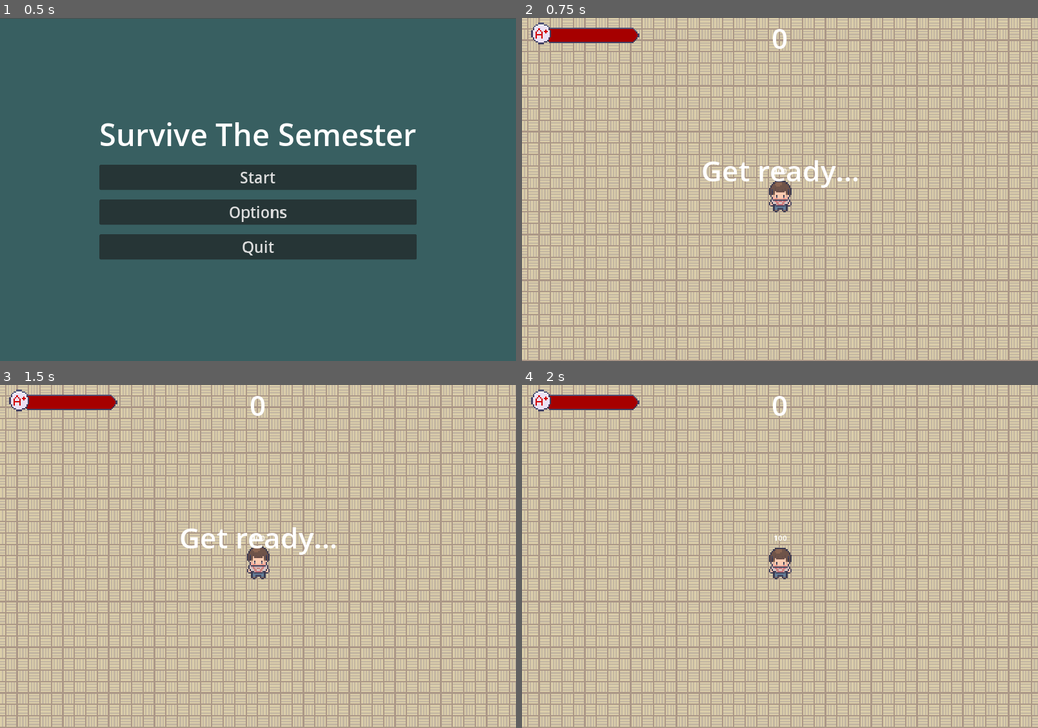
Above: before the commit, frames 1-4 (two rows, left to right).
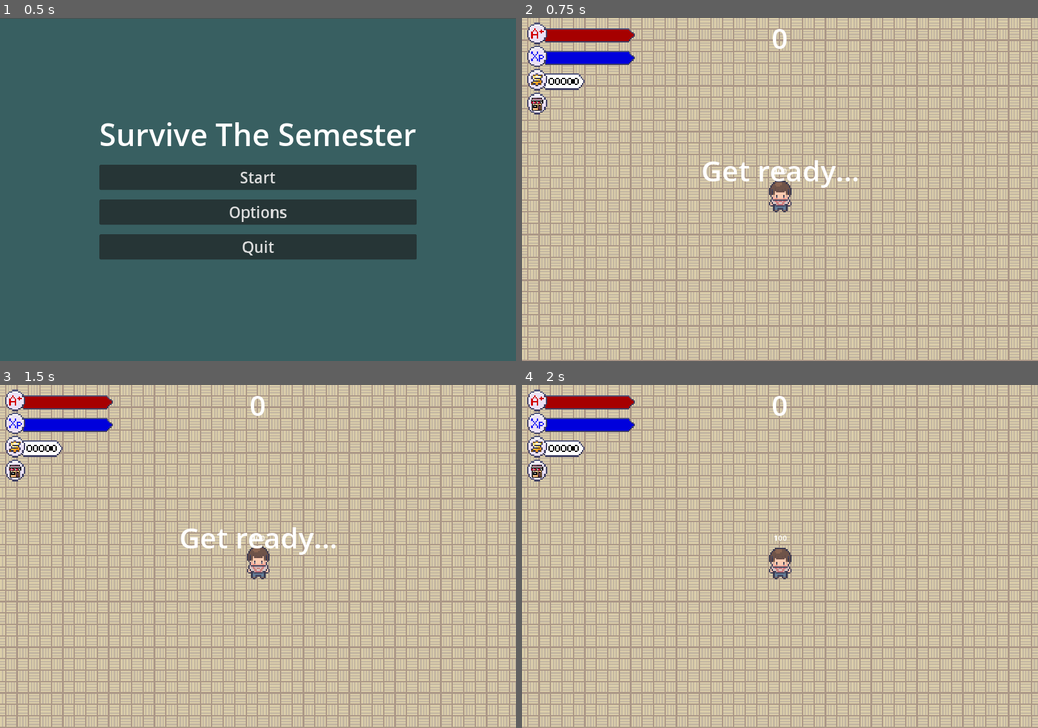
Above: after the commit, the same moments.

Repository: LimZiJia/SurviveTheSemester
Game: Godot game, scene res://gui/start_screen.tscn
Two runs of this game, one before a commit and one after it. Both use one fixed random seed, a clock stepped at 60 frames per second and the inputs below.
Inputs (mouse positions are in pixels of both pictures, inside the frame that each line leads up to):
- Up to frame 1 (0.5 s): no input
- Up to frame 2 (0.75 s): click "Start" at 0.5 s
- Up to frame 3 (1.5 s): click (15, 470) at 1.27 s
- Up to frame 4 (2 s): no input

Frame 1 is identical in both runs. In frame 2, 1.9% of the frame differs, in the area x 1-23%, y 1-29%; in frame 3, 1.9%; in frame 4, 1.9%.

Commit message:
drew so much
improved letters to fit style, improved bars to fit style, drew numbers, drew shop

Diff:
--- a/overlays/statuses.tscn
+++ b/overlays/statuses.tscn
@@ -1,18 +1,23 @@
-[gd_scene load_steps=6 format=3 uid="uid://01muqq0qxp8f"]
+[gd_scene load_steps=11 format=3 uid="uid://01muqq0qxp8f"]
 
 [ext_resource type="Texture2D" uid="uid://g01b6w7s1ung" path="res://assets/under.png" id="1_4nlhs"]
 [ext_resource type="Texture2D" uid="uid://cu06ybyfsu3ql" path="res://assets/outer.png" id="2_sh37l"]
 [ext_resource type="Script" path="res://overlays/HealthBar.gd" id="3_ae7m8"]
 [ext_resource type="Texture2D" uid="uid://dlvh2wo76j3ld" path="res://assets/F.png" id="4_0t7pm"]
 [ext_resource type="Script" path="res://overlays/TextureRect.gd" id="5_qejh5"]
+[ext_resource type="Texture2D" uid="uid://v0xtmvweyoyr" path="res://assets/Xp.png" id="6_fxunp"]
+[ext_resource type="Texture2D" uid="uid://pidxwfoxo3hu" path="res://assets/money.png" id="7_idb8y"]
+[ext_resource type="Texture2D" uid="uid://becdwiiwk71yk" path="res://assets/money_tag.png" id="8_5sh6i"]
+[ext_resource type="Texture2D" uid="uid://dkvaadh70fthx" path="res://assets/0.png" id="9_1pgf4"]
+[ext_resource type="Texture2D" uid="uid://6yy2a46r4fi2" path="res://assets/Shop.png" id="10_m0yqm"]
 
 [node name="Statuses" type="Node2D"]
 
 [node name="HealthBar" type="TextureProgressBar" parent="."]
-offset_left = -82.0
-offset_top = -14.0
-offset_right = 118.0
-offset_bottom = 19.0
+offset_left = -91.0
+offset_top = -13.0
+offset_right = 109.0
+offset_bottom = 17.0
 value = 76.0
 nine_patch_stretch = true
 stretch_margin_left = 15
@@ -38,3 +43,96 @@
 grow_vertical = 2
 texture = ExtResource("4_0t7pm")
 script = ExtResource("5_qejh5")
+
+[node name="ExpBar" type="TextureProgressBar" parent="."]
+offset_left = -91.0
+offset_top = 35.0
+offset_right = 109.0
+offset_bottom = 65.0
+value = 76.0
+nine_patch_stretch = true
+stretch_margin_left = 15
+stretch_margin_top = 15
+stretch_margin_right = 15
+stretch_margin_bottom = 15
+texture_under = ExtResource("1_4nlhs")
+texture_over = ExtResource("2_sh37l")
+texture_progress = ExtResource("1_4nlhs")
+tint_under = Color(0.184314, 0.184314, 0.184314, 1)
+tint_progress = Color(0, 0, 0.862745, 1)
+script = ExtResource("3_ae7m8")
+
+[node name="TextureRect" type="TextureRect" parent="ExpBar"]
+layout_mode = 1
+anchors_preset = 4
+anchor_top = 0.5
+anchor_bottom = 0.5
+offset_left = -29.0
+offset_top = -27.5
+offset_right = 19.0
+offset_bottom = 20.5
+grow_vertical = 2
+texture = ExtResource("6_fxunp")
+
+[node name="Money" type="TextureRect" parent="."]
+offset_left = -120.0
+offset_top = 72.0
+offset_right = -72.0
+offset_bottom = 120.0
+texture = ExtResource("7_idb8y")
+
+[node name="background" type="TextureRect" parent="Money"]
+show_behind_parent = true
+layout_mode = 0
+offset_left = 29.0
+offset_top = 10.0
+offset_right = 124.0
+offset_bottom = 45.0
+texture = ExtResource("8_5sh6i")
+
+[node name="TextureRect" type="TextureRect" parent="Money/background"]
+layout_mode = 0
+offset_left = 19.0
+offset_top = 2.0
+offset_right = 31.0
+offset_bottom = 32.0
+texture = ExtResource("9_1pgf4")
+
+[node name="TextureRect2" type="TextureRect" parent="Money/background"]
+offset_left = 32.0
+offset_top = 2.0
+offset_right = 44.0
+offset_bottom = 32.0
+texture = ExtResource("9_1pgf4")
+
+[node name="TextureRect3" type="TextureRect" parent="Money/background"]
+offset_left = 45.0
+offset_top = 2.0
+offset_right = 57.0
+offset_bottom = 32.0
+texture = ExtResource("9_1pgf4")
+
+[node name="TextureRect4" type="TextureRect" parent="Money/background"]
+offset_left = 58.0
+offset_top = 2.0
+offset_right = 70.0
+offset_bottom = 32.0
+texture = ExtResource("9_1pgf4")
+
+[node name="TextureRect5" type="TextureRect" parent="Money/background"]
+offset_left = 71.0
+offset_top = 2.0
+offset_right = 83.0
+offset_bottom = 32.0
+texture = ExtResource("9_1pgf4")
+
+[node name="ShopButton" type="TextureButton" parent="."]
+offset_left = -120.0
+offset_top = 122.0
+offset_right = -72.0
+offset_bottom = 170.0
+texture_normal = ExtResource("10_m0yqm")
+texture_pressed = ExtResource("10_m0yqm")
+texture_hover = ExtResource("10_m0yqm")
+texture_disabled = ExtResource("10_m0yqm")
+texture_focused = ExtResource("10_m0yqm")
Binary file added: assets/0.png
Not shown, added: assets/0.png.import
Binary file added: assets/1.png
Not shown, added: assets/1.png.import
Binary file added: assets/2.png
Not shown, added: assets/2.png.import
Binary file added: assets/3.png
Not shown, added: assets/3.png.import
Binary file added: assets/4.png
Not shown, added: assets/4.png.import
Binary file added: assets/5.png
Not shown, added: assets/5.png.import
(and 15 more such lines)
